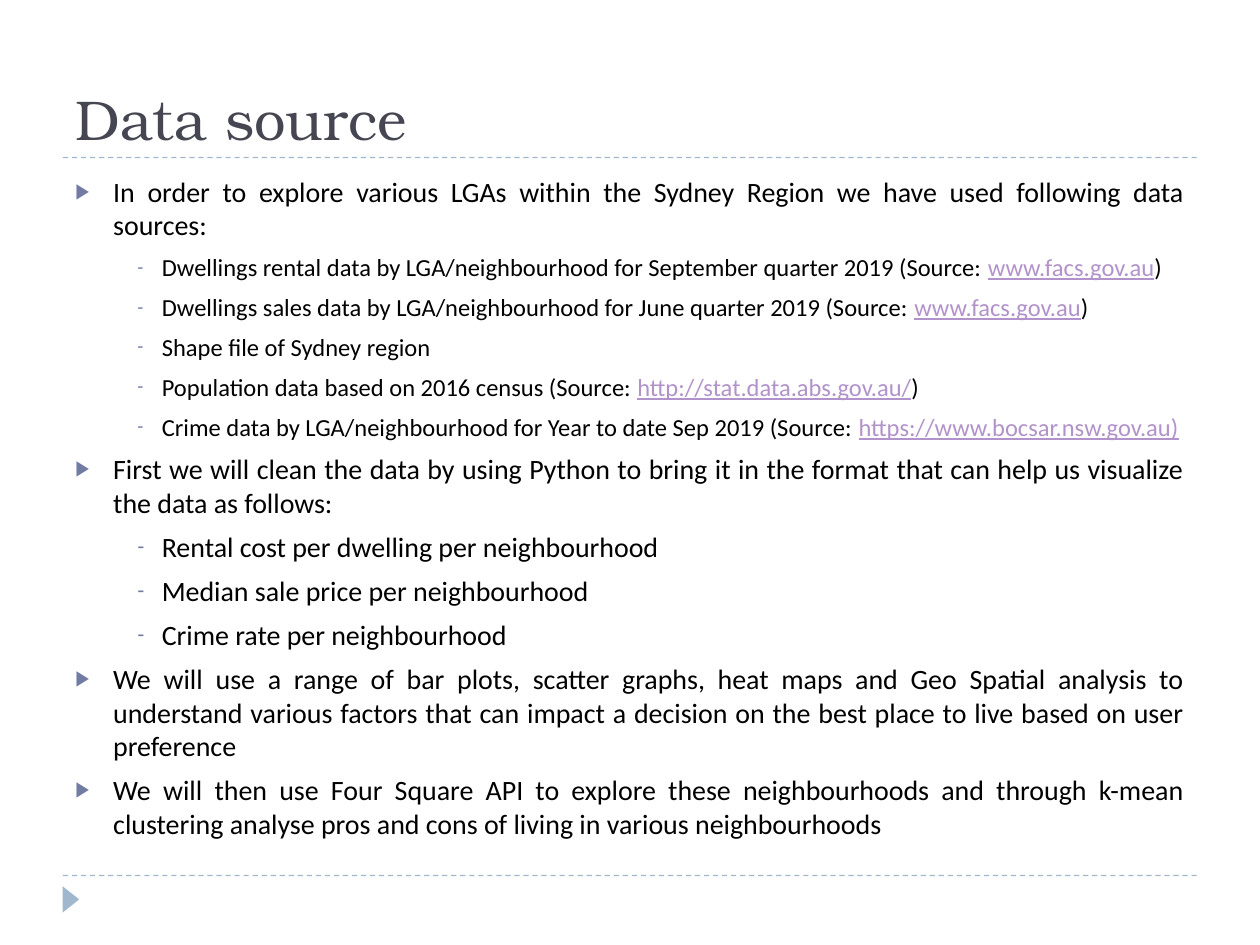
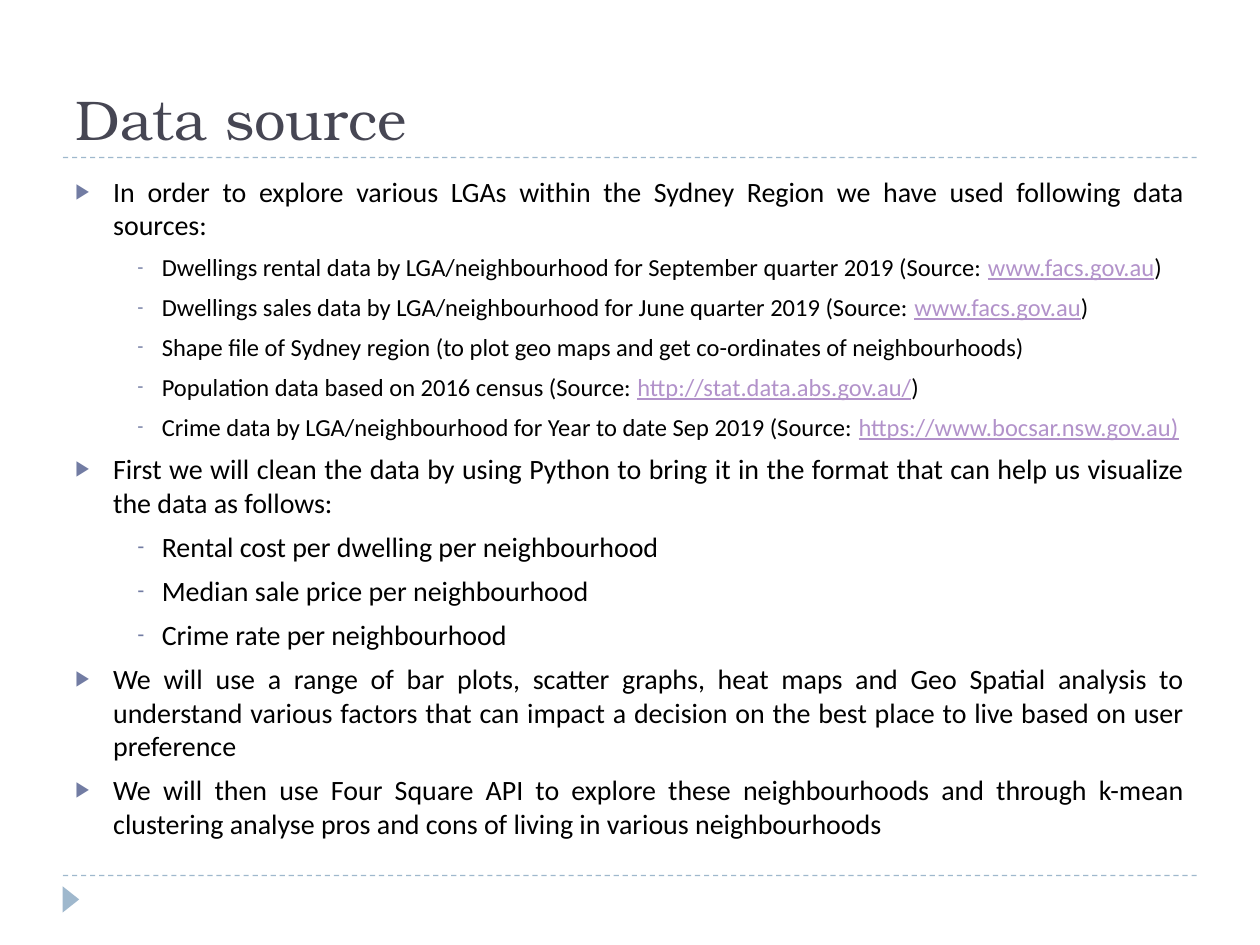
Before and after one commit to Timun01/IBM-Capstone-Project, a slide deck: slide 4 of Week_4/Capstone Project_Exploring Sydney.pptx. Drawn at 1260x945 pixels with LibreOffice and Linux fonts; fonts in the diff are those of the drawing. Boxes give left, top, right and bottom in pixels: in the first picture for what was removed or moved away, otherwise in the second. Text is boxed around its words. In the diff, an @@ line names an element or a change of style, - is before the commit and + after.

```diff
--- a/Week_4/Capstone Project_Exploring Sydney.pptx
+++ b/Week_4/Capstone Project_Exploring Sydney.pptx
@@ text at (162,338,1023,361): text changed @@
-– Shape file of Sydney region
+– Shape file of Sydney region (to plot geo maps and get co-ordinates of neighbourhoods)
```
